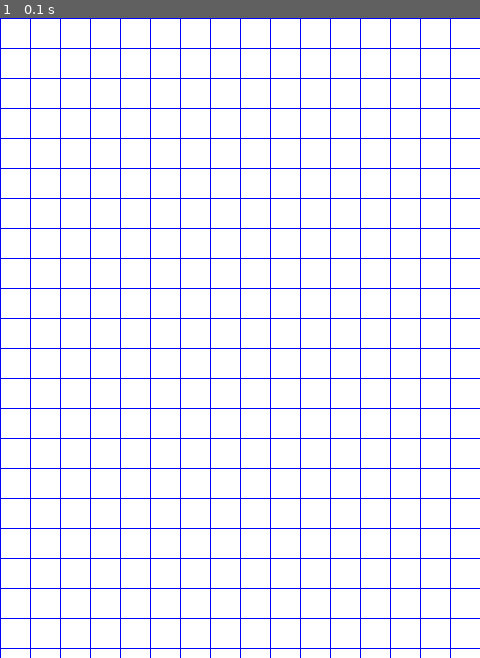
Above: before the commit, frame 1.
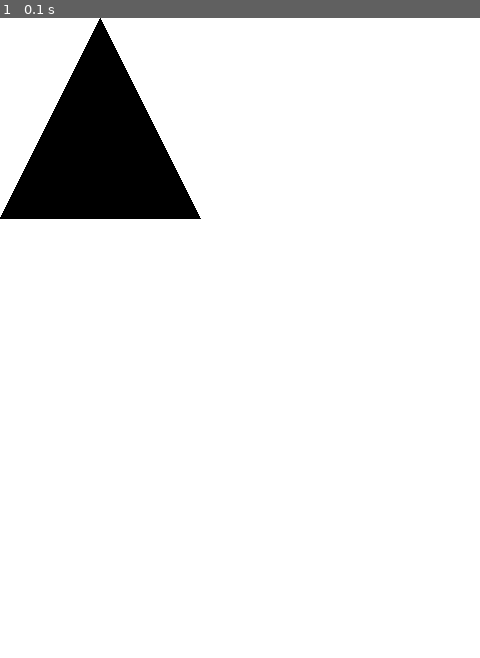
Above: after the commit, the same moment.

Repository: librabit/codeplay
Game: pygame game, started from pygame_original/12_drawing.py
The game is run twice, just before and just after one commit, with the same random seed, the same clock (stepped at 60 frames per second) and the same inputs.
Inputs:
- Up to frame 1 (0.1 s): no input

The runs differ from the first frame. In frame 1, 13% of the frame differs, in the area x 0-100%, y 0-100%.

Commit message:
5/28 파이게임 그리기 완료 (3박2정)

Diff:
--- a/pygame_original/12_drawing.py
+++ b/pygame_original/12_drawing.py
@@ -33,32 +33,32 @@
     screen.fill((255, 255, 255))
 
     # 직선 그리기
-    # pygame.draw.line(screen, (255, 0, 0), (0, 0), (screen_width, screen_height), 30) # (대상, 색상, 시작점, 끝점, 굵기)
+    # pygame.draw.line(screen, (25, 225, 125), (0, 0), (screen_width, screen_height), 30) # (대상, 색상, 시작점, 끝점, 굵기)
     # pygame.draw.line(screen, (0, 255, 0), (0, screen_height), (screen_width, 0), 30)
 
-    # 선 여러개 긋기 (반복문 활용)
-    for i in range(0, 480, 30): # 세로줄
-        pygame.draw.line(screen, (0, 0, 255), (i, 0), (i, 640))
-    for i in range(0, 640, 30): # 가로줄
-        pygame.draw.line(screen, (0, 0, 255), (0, i), (480, i))
+    # # 선 여러개 긋기 (반복문 활용)
+    # for i in range(0, 480, 30): # 세로줄
+    #     pygame.draw.line(screen, (0, 0, 255), (i, 0), (i, 640))
+    # for i in range(0, 640, 30): # 가로줄
+    #     pygame.draw.line(screen, (0, 0, 255), (0, i), (480, i))
 
-    # 원 그리기
+    # # 원 그리기
     # pygame.draw.circle(screen, (0, 255, 100), (screen_width / 2, screen_height / 2), 100) # 채워진 원 (대상, 색상, 중심점, 반지름)
-    # pygame.draw.circle(screen, (0, 0, 255), (screen_width / 2, screen_height / 2), 100, 5) # 테두리 원 (대상, 색상, 중심점, 반지름, 선굵기)
+    # pygame.draw.circle(screen, (255, 0, 0), (screen_width / 2, screen_height / 2), 200, 50) # 테두리 원 (대상, 색상, 중심점, 반지름, 선굵기)
 
     # # 사각형
     # pygame.draw.rect(screen, (55, 55, 255), (screen_width / 2, screen_height / 2, 100, 100)) # 채워진 사각형 (대상, 색상, 시작점 + 가로크기 + 세로크기)
     # pygame.draw.rect(screen, (155, 155, 55), (screen_width / 2, screen_height / 2, 100, 200), 5) # 테두리 사각형 (대상, 색상, 시작점 + 가로크기 + 세로크기, 선 굵기)
 
-    # # 타원
-    # pygame.draw.ellipse(screen, (55, 55, 255), (screen_width / 2, screen_height / 2, 100, 100)) # 채워진 타원 (대상, 색상, 시작점 + 가로크기 + 세로크기)
-    # pygame.draw.ellipse(screen, (155, 155, 55), (screen_width / 2, screen_height / 2, 100, 100), 5) # 테두리 타원 (대상, 색상, 시작점 + 가로크기 + 세로크기, 선 굵기)
+    # 타원
+    # pygame.draw.ellipse(screen, (55, 55, 255), (screen_width / 2, screen_height / 2, 100, 200)) # 채워진 타원 (대상, 색상, 시작점 + 가로크기 + 세로크기)
+    # pygame.draw.ellipse(screen, (155, 155, 55), (screen_width / 2, screen_height / 2, 200, 100), 5) # 테두리 타원 (대상, 색상, 시작점 + 가로크기 + 세로크기, 선 굵기)
 
     # pygame.draw.ellipse(screen, (55, 55, 255), (screen_width / 2 - 100, screen_height / 2 - 100, 100, 100)) # 채워진 타원 (대상, 색상, 시작점 + 가로크기 + 세로크기)
     # pygame.draw.ellipse(screen, (155, 155, 55), (screen_width / 2 - 100, screen_height / 2 - 100, 100, 100), 5) # 테두리 타원 (대상, 색상, 시작점 + 가로크기 + 세로크기, 선 굵기)
 
     # # 다각형
-    # pygame.draw.polygon(screen, (0, 0, 0), [[100, 0], [0, 200], [200, 200]]) # 삼각형 / 점은 3개 이상. 윗쪽부터 반시계방향으로 좌표 작성
+    pygame.draw.polygon(screen, (0, 0, 0), [[100, 0], [0, 200], [200, 200]]) # 삼각형 / 점은 3개 이상. 윗쪽부터 반시계방향으로 좌표 작성
     # pygame.draw.polygon(screen, (0, 0, 0), [[100, 0], [0, 100], [0, 200], [100, 300], [200, 200], [200, 100]]) # 육각형. 점의 갯수만큼 추가하면 됨.
 
     # 3. 게임 캐릭터 위치 정의
